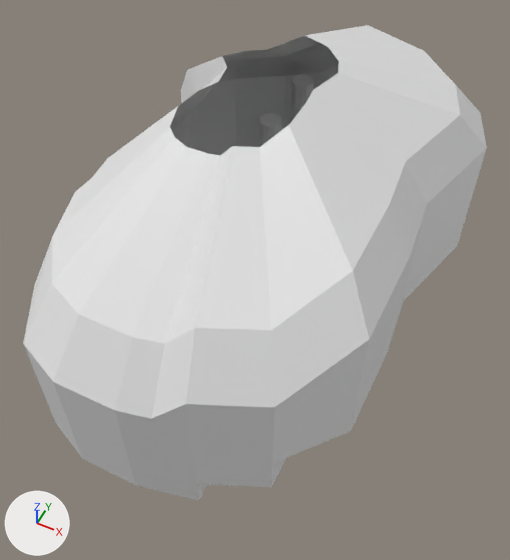
Two versions of the Blender file Assets/Models/Terrain/cuevaDelMaiz.blend, one commit apart.
Both versions are drawn from a 50 mm camera at (40.7, -55.3, 91.5) aimed at (10.1, 5.9, 15.0). The axes (+X, +Y, +Z) are drawn at lower left. The lights are the same throughout. The first picture is the older version.
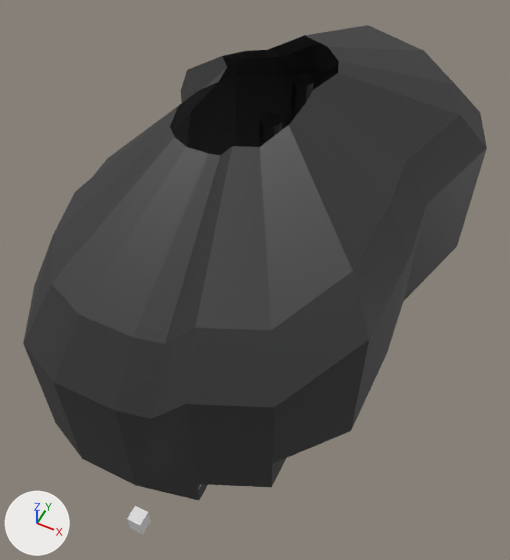
Diff of the bpy script that builds the scene:
```diff
--- a/Assets/Models/Terrain/cuevaDelMaiz.blend.py
+++ b/Assets/Models/Terrain/cuevaDelMaiz.blend.py
@@ mat_material_001 @@
+mat_material_001 = principled_material('Material.001')
+mat_material_001.base_color = (0.8, 0.8, 0.8)  # white #e7e7e7
@@ mat_pizarra @@
+mat_pizarra = principled_material('pizarra')
+mat_pizarra.base_color = (0.0319, 0.0319, 0.0319)  # dark grey #323232
@@ me_cylinder @@
 me_cylinder.from_pydata(...)  # 72 vertices, 62 faces; spans x -2.4..2.4, y -2.4..2.4, z -1.0..23.0
+me_cylinder.materials.append(mat_pizarra)  # dark grey #323232
@@ me_cube_001 @@
 # used by ob_cube_001; location = (15.6, 29.9, 0.0)
-me_cube_001.from_pydata(...)  # 370 vertices, 318 faces; spans x -37.4..18.4, y -52.9..21.1, z -1.2..42.9
+me_cube_001.from_pydata(...)  # 385 vertices, 325 faces; spans x -37.4..18.4, y -52.9..21.1, z -1.2..42.9
+# me_cube_001 part 1
+# 6 faces are deleted
+# 3 vertices move from x 7.4, y 17.1, z 10.0..23.1 to x 10.4..11.7, y 16.8..17.1, z 10.1..23.0
+# 15 vertices are added at x -17.9..8.8, y -51.0..20.5, z -1.0..26.3
+# 11 new faces join them, mat_pizarra (dark grey #323232)
+# 2 new faces join them, mat_material_001 (white #e7e7e7)
+# me_cube_001 part 2: 287 faces spanning x -37.4..18.4, y -52.9..21.1, z -1.2..42.9 switch from no material to mat_pizarra (dark grey #323232)
+me_cube_001.materials.append(mat_material_001)  # white #e7e7e7
@@ ob_cube @@
 ob_cube = bpy.data.objects.new('Cube', me_cube)
-ob_cube.location = (14.8, 0.1, 8.5)
+ob_cube.location = (9.7, -27.5, 0.5)
```

What differs and where, as boxes [x1, y1, x2, y2] in the pictures (510 x 560 px):
'Cylinder', recoloured (white to dark grey): [259, 74, 314, 147] in both
'Cube', moved (not visible before): after [127, 506, 151, 535]
part 1 of me_cube_001, built on: before [23, 147, 208, 410]; after [23, 147, 208, 500]
part 2 of me_cube_001, recoloured (white to dark grey): [23, 25, 487, 500] in both
